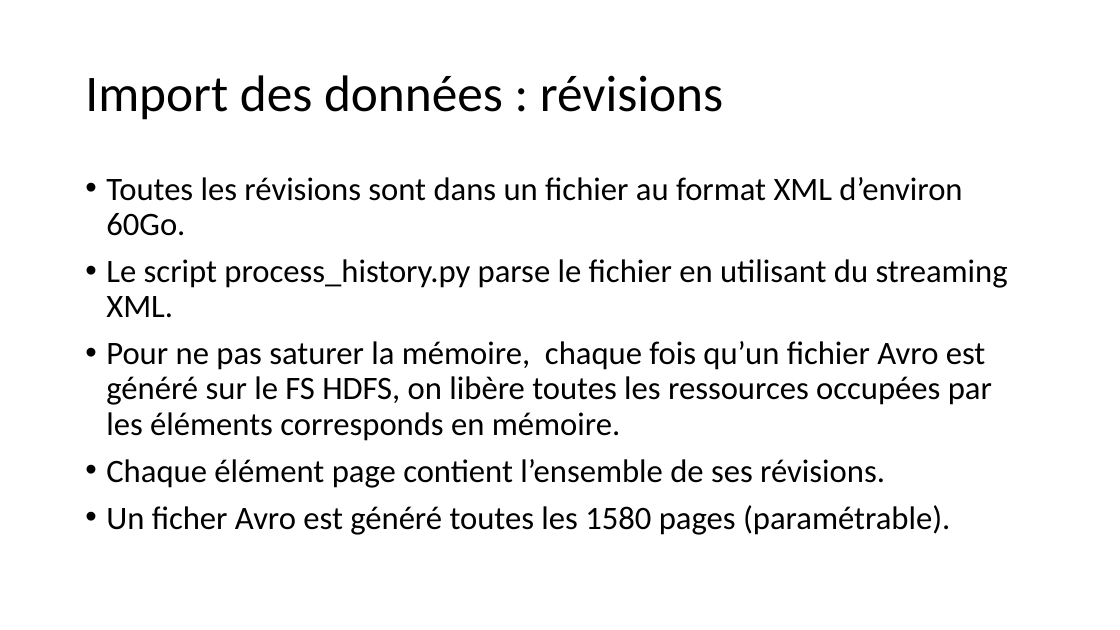
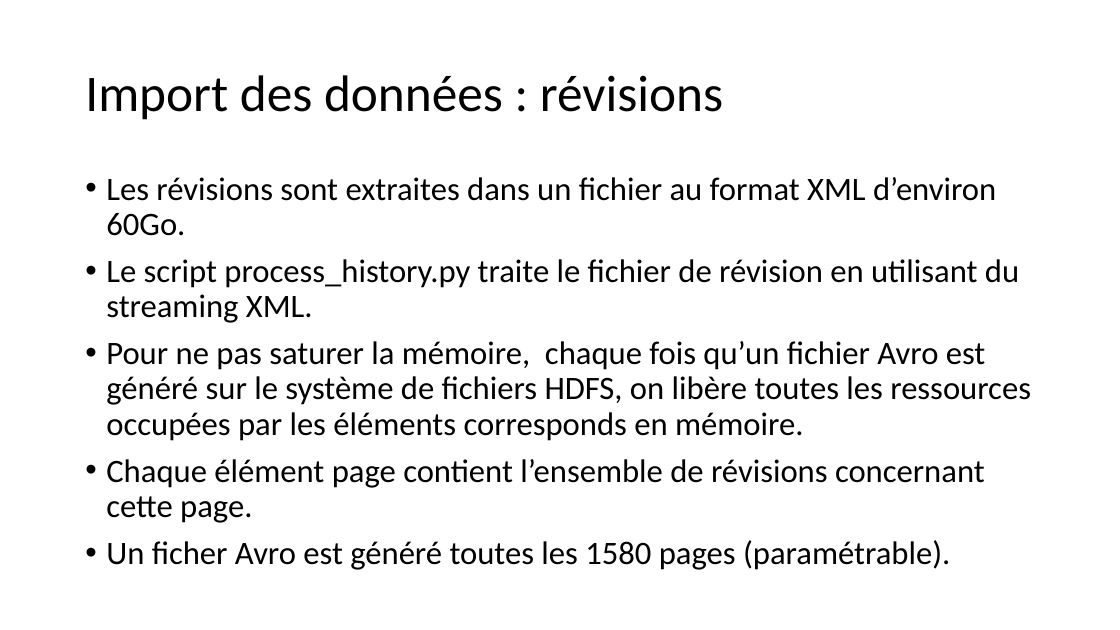
Before and after one commit to plawson/oc-project4, a slide deck: slide 7 of documents/Présentation_Analyse_Batch.pptx. Drawn at 1120x630 pixels with LibreOffice and Linux fonts; fonts in the diff are those of the drawing. Boxes give left, top, right and bottom in pixels: in the first picture for what was removed or moved away, otherwise in the second. Text is boxed around its words. In the diff, an @@ line names an element or a change of style, - is before the commit and + after.

```diff
--- a/documents/Présentation_Analyse_Batch.pptx
+++ b/documents/Présentation_Analyse_Batch.pptx
@@ text at box(106, 177, 1031, 523): text changed @@
-• Toutes les révisions sont dans un fichier au format XML d’environ 60Go.
-• Le script process_history.py parse le fichier en utilisant du streaming XML.
-• Pour ne pas saturer la mémoire, chaque fois qu’un fichier Avro est généré sur le FS HDFS, on libère toutes les ressources occupées par les éléments corresponds en mémoire.
-• Chaque élément page contient l’ensemble de ses révisions.
+• Les révisions sont extraites dans un fichier au format XML d’environ 60Go.
+• Le script process_history.py traite le fichier de révision en utilisant du streaming XML.
+• Pour ne pas saturer la mémoire, chaque fois qu’un fichier Avro est généré sur le système de fichiers HDFS, on libère toutes les ressources occupées par les éléments corresponds en mémoire.
+• Chaque élément page contient l’ensemble de révisions concernant cette page.
```
Also in this commit, not shown: 2 other slides changed, 4 slides added, 1 slide removed, 1 other file.
